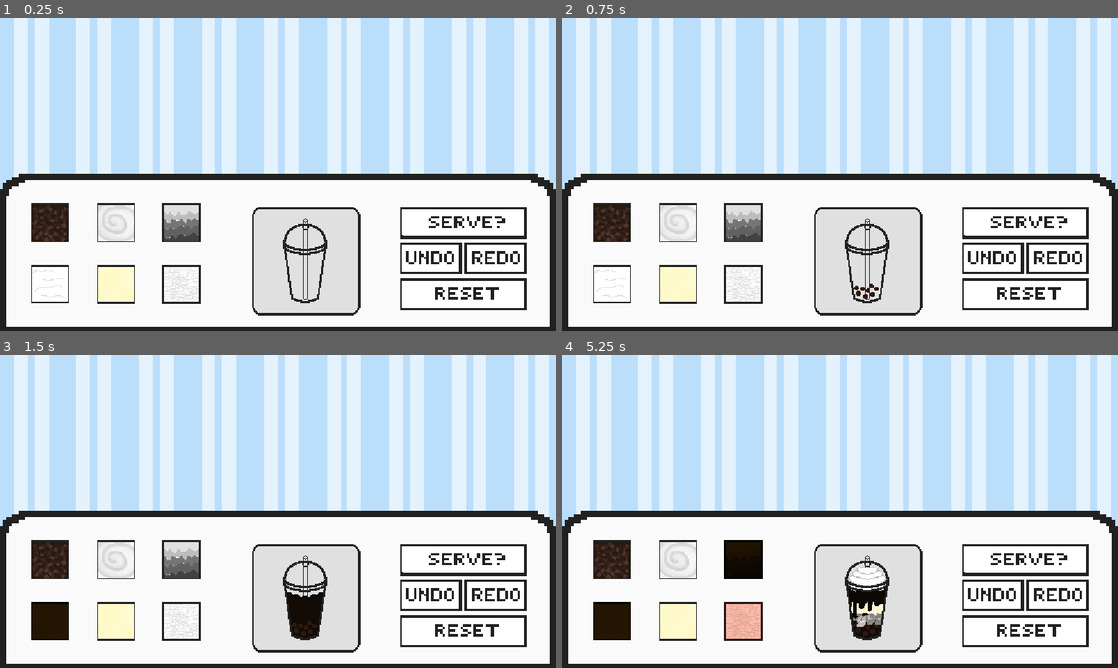
Above: before the commit, frames 1-4 (two rows, left to right).
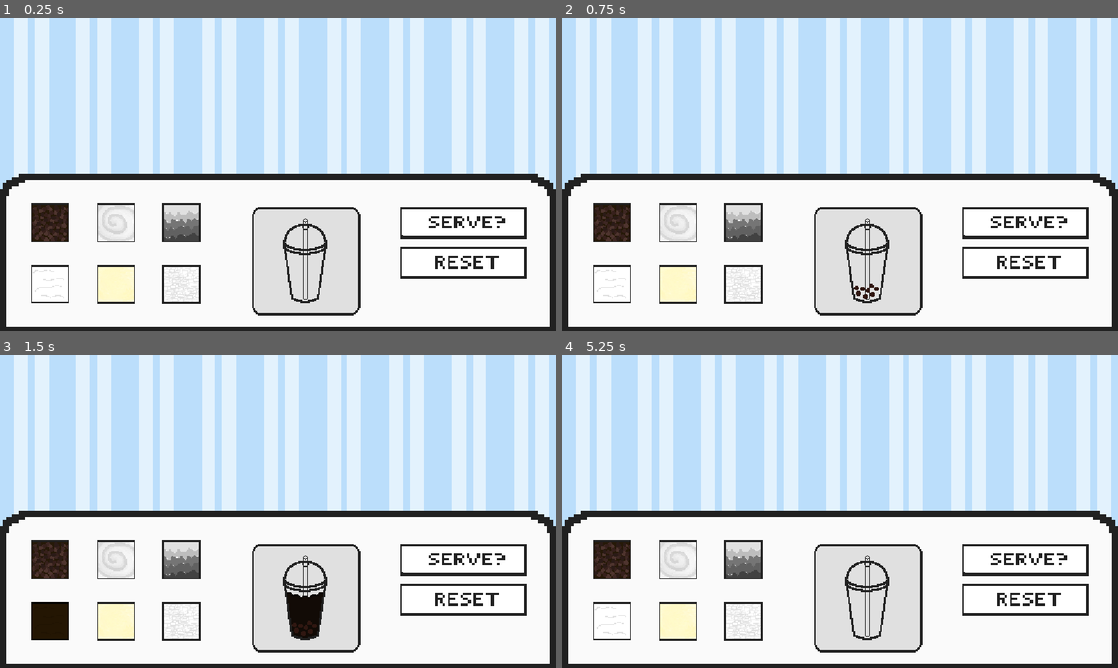
Above: after the commit, the same moments.

Repository: Crystal-153/Drink-Game
Game: Godot game, scene res://main.tscn
Two runs of this game, one before a commit and one after it. Both use one fixed random seed, a clock stepped at 60 frames per second and the inputs below.
Inputs (mouse positions are in pixels of both pictures, inside the frame that each line leads up to):
- Up to frame 1 (0.25 s): no input
- Up to frame 2 (0.75 s): click (612, 221) at 0.5 s
- Up to frame 3 (1.5 s): click (50, 621) at 1.25 s
- Up to frame 4 (5.25 s): click (678, 558) at 2 s; click (678, 621) at 2.75 s; click (745, 558) at 3.5 s; click (745, 621) at 4.25 s; click (1023, 596) at 5.02 s

The runs differ from the first frame. In frame 1, 1.7% of the frame differs, in the area x 72-95%, y 71-94%; in frame 2, 1.7%; in frame 3, 1.7%; in frame 4, 5.2%, in the area x 5-95%, y 59-94%.

Commit message:
Made a customer git push

Diff:
--- a/drink(main).gd
+++ b/drink(main).gd
@@ -78,3 +78,24 @@
 	else:
 		jelly.visible=false
 		counterJelly=0
+
+
+func _on_reset_button_reset() -> void:
+	tea.visible=false
+	boba.visible=false
+	whipped.visible=false
+	pudding.visible=false
+	drizzle.visible=false
+	jelly.visible=false
+	#for the tea
+	i=(colors.size()-1)
+	#for boba
+	counterBoba=0
+	#for whipped cream
+	counterWhipped=0
+	#for pudding
+	counterPudding=0
+	#for drizzle
+	j=(colors.size()-1)
+	#for jelly
+	counterJelly=0
--- a/ingredient_drizzle.gd
+++ b/ingredient_drizzle.gd
@@ -23,3 +23,8 @@
 	else:
 		self.modulate=Color("ffffffff")
 		i=(colors.size()-1)
+
+#resets tje preview when reset is clicked
+func _on_reset_button_reset() -> void:
+	self.modulate=Color("ffffffff")
+	i=(colors.size()-1)
--- a/ingredient_jelly.gd
+++ b/ingredient_jelly.gd
@@ -23,3 +23,8 @@
 	else:
 		self.modulate=Color("ffffffff")
 		i=0
+
+#resets the preview when rest is clicked
+func _on_reset_button_reset() -> void:
+	self.modulate=Color("ffffffff")
+	i=0
--- a/ingredient_tea_base.gd
+++ b/ingredient_tea_base.gd
@@ -23,3 +23,8 @@
 	else:
 		self.modulate=Color("ffffffff")
 		i=(colors.size()-1)
+
+#resets the preview when reset button is clicked
+func _on_reset_button_reset() -> void:
+	self.modulate=Color("ffffffff")
+	i=(colors.size()-1)
--- a/main.tscn
+++ b/main.tscn
@@ -17,8 +17,7 @@
 [ext_resource type="Script" uid="uid://py778e6a6028" path="res://ingredient_drizzle.gd" id="11_w48qg"]
 [ext_resource type="Script" uid="uid://yorj6sigfpet" path="res://ingredient_jelly.gd" id="13_vivmo"]
 [ext_resource type="Texture2D" uid="uid://dud5nxp7qxwgy" path="res://buttonPictures/pixil-layer-0.png" id="16_getpj"]
-[ext_resource type="Texture2D" uid="uid://cn4xdd6egp2" path="res://buttonPictures/pixil-layer-1.png" id="17_ryguw"]
-[ext_resource type="Texture2D" uid="uid://j1ay2k0ep3wx" path="res://buttonPictures/pixil-layer-2.png" id="18_d13ii"]
+[ext_resource type="Script" uid="uid://20qjq83lk63w" path="res://texture_button.gd" id="18_cegan"]
 [ext_resource type="Texture2D" uid="uid://w5j431n54tae" path="res://buttonPictures/pixil-layer-3.png" id="19_1u8w0"]
 
 [node name="Node" type="Node" unique_id=1421395882]
@@ -138,32 +137,15 @@
 texture_normal = ExtResource("16_getpj")
 stretch_mode = 4
 
-[node name="undoButton" type="TextureButton" parent="." unique_id=1149994316]
+[node name="resetButton" type="TextureButton" parent="." unique_id=1373103637]
 texture_filter = 1
 offset_left = 828.0
-offset_top = 465.0
+offset_top = 474.0
 offset_right = 1091.0
-offset_bottom = 531.0
-texture_normal = ExtResource("17_ryguw")
-stretch_mode = 4
-
-[node name="redoButton" type="TextureButton" parent="." unique_id=1004834471]
-texture_filter = 1
-offset_left = 828.0
-offset_top = 465.0
-offset_right = 1091.0
-offset_bottom = 531.0
-texture_normal = ExtResource("18_d13ii")
-stretch_mode = 4
-
-[node name="TextureButton" type="TextureButton" parent="." unique_id=1373103637]
-texture_filter = 1
-offset_left = 828.0
-offset_top = 539.0
-offset_right = 1091.0
-offset_bottom = 605.0
+offset_bottom = 540.0
 texture_normal = ExtResource("19_1u8w0")
 stretch_mode = 4
+script = ExtResource("18_cegan")
 
 [node name="Node2D" parent="." unique_id=228826666 instance=ExtResource("10_4c57u")]
 position = Vector2(633, 498)
@@ -184,3 +166,8 @@
 [connection signal="add_jelly" from="ingredientJelly" to="ingredientJelly" method="_on_add_jelly"]
 [connection signal="add_jelly" from="ingredientJelly" to="Node2D" method="_on_ingredient_jelly_add_jelly"]
 [connection signal="pressed" from="ingredientJelly" to="ingredientJelly" method="_on_pressed"]
+[connection signal="pressed" from="resetButton" to="resetButton" method="_on_pressed"]
+[connection signal="reset" from="resetButton" to="ingredientTeaBase" method="_on_reset_button_reset"]
+[connection signal="reset" from="resetButton" to="ingredientDrizzle" method="_on_reset_button_reset"]
+[connection signal="reset" from="resetButton" to="ingredientJelly" method="_on_reset_button_reset"]
+[connection signal="reset" from="resetButton" to="Node2D" method="_on_reset_button_reset"]
--- /dev/null
+++ b/order.gd
@@ -0,0 +1,11 @@
+extends Node2D
+
+
+# Called when the node enters the scene tree for the first time.
+func _ready() -> void:
+	pass # Replace with function body.
+
+
+# Called every frame. 'delta' is the elapsed time since the previous frame.
+func _process(delta: float) -> void:
+	pass
--- /dev/null
+++ b/order.tscn
@@ -0,0 +1,60 @@
+[gd_scene format=3 uid="uid://5viqq0qq516k"]
+
+[ext_resource type="Script" uid="uid://dj3vch5ryscab" path="res://drink(main).gd" id="1_7a65q"]
+[ext_resource type="Texture2D" uid="uid://bc0jlge07fc3e" path="res://MainDrinkPicturesDrawings/pixil-layer-8.png" id="2_6qcec"]
+[ext_resource type="Texture2D" uid="uid://b71apm72suxy4" path="res://MainDrinkPicturesDrawings/pixil-layer-2.png" id="3_fatxp"]
+[ext_resource type="Texture2D" uid="uid://0axvu3ip8d75" path="res://MainDrinkPicturesDrawings/pixil-layer-3.png" id="4_cl846"]
+[ext_resource type="Texture2D" uid="uid://ctxxu602fxky2" path="res://MainDrinkPicturesDrawings/pixil-layer-6.png" id="5_t1avy"]
+[ext_resource type="Texture2D" uid="uid://cofd6jh1nvgqw" path="res://MainDrinkPicturesDrawings/pixil-layer-1.png" id="6_ppsv3"]
+[ext_resource type="Texture2D" uid="uid://xc34kl0gyqld" path="res://MainDrinkPicturesDrawings/pixil-layer-4.png" id="7_xg632"]
+[ext_resource type="Texture2D" uid="uid://sut0h477y2wi" path="res://MainDrinkPicturesDrawings/pixil-layer-5.png" id="8_samaa"]
+[ext_resource type="Texture2D" uid="uid://timo844n2skg" path="res://MainDrinkPicturesDrawings/pixil-layer-7.png" id="9_ocv4i"]
+
+[node name="order" type="Node2D" unique_id=614222586]
+scale = Vector2(2, 2)
+script = ExtResource("1_7a65q")
+
+[node name="drinkOutline" type="Sprite2D" parent="." unique_id=52759990]
+z_index = 6
+texture_filter = 1
+texture = ExtResource("2_6qcec")
+
+[node name="addedTea" type="Sprite2D" parent="." unique_id=2026317090]
+visible = false
+z_index = 1
+texture_filter = 1
+texture = ExtResource("3_fatxp")
+
+[node name="addedBoba" type="Sprite2D" parent="." unique_id=1725878702]
+visible = false
+z_index = 2
+texture_filter = 1
+texture = ExtResource("4_cl846")
+
+[node name="addedWhippedCream" type="Sprite2D" parent="." unique_id=674363888]
+visible = false
+z_index = 2
+texture_filter = 1
+texture = ExtResource("5_t1avy")
+
+[node name="strawOutline" type="Sprite2D" parent="." unique_id=1687963130]
+texture_filter = 1
+texture = ExtResource("6_ppsv3")
+
+[node name="addedPudding" type="Sprite2D" parent="." unique_id=1208726912]
+visible = false
+z_index = 3
+texture_filter = 1
+texture = ExtResource("7_xg632")
+
+[node name="addedJelly" type="Sprite2D" parent="." unique_id=599972825]
+visible = false
+z_index = 4
+texture_filter = 1
+texture = ExtResource("8_samaa")
+
+[node name="addedDrizzle" type="Sprite2D" parent="." unique_id=779655392]
+visible = false
+z_index = 5
+texture_filter = 1
+texture = ExtResource("9_ocv4i")
--- /dev/null
+++ b/texture_button.gd
@@ -0,0 +1,14 @@
+extends TextureButton
+
+
+# Called when the node enters the scene tree for the first time.
+func _ready() -> void:
+	pass # Replace with function body.
+
+
+signal reset
+
+
+
+func _on_pressed() -> void:
+	emit_signal("reset")
--- /dev/null
+++ b/undo_button.gd
@@ -0,0 +1,6 @@
+extends TextureButton
+
+
+# Called when the node enters the scene tree for the first time.
+func _ready() -> void:
+	pass # Replace with function body.
Binary file added: addons/pixil-layer-Layer 3.png
Not shown, added: addons/pixil-layer-Layer 3.png.import
Binary file added: images/pixil-layer-Layer 3.png
Not shown, added: images/pixil-layer-Layer 3.png.import
Not shown, added: order.gd.uid
Not shown, added: texture_button.gd.uid
Not shown, added: undo_button.gd.uid
